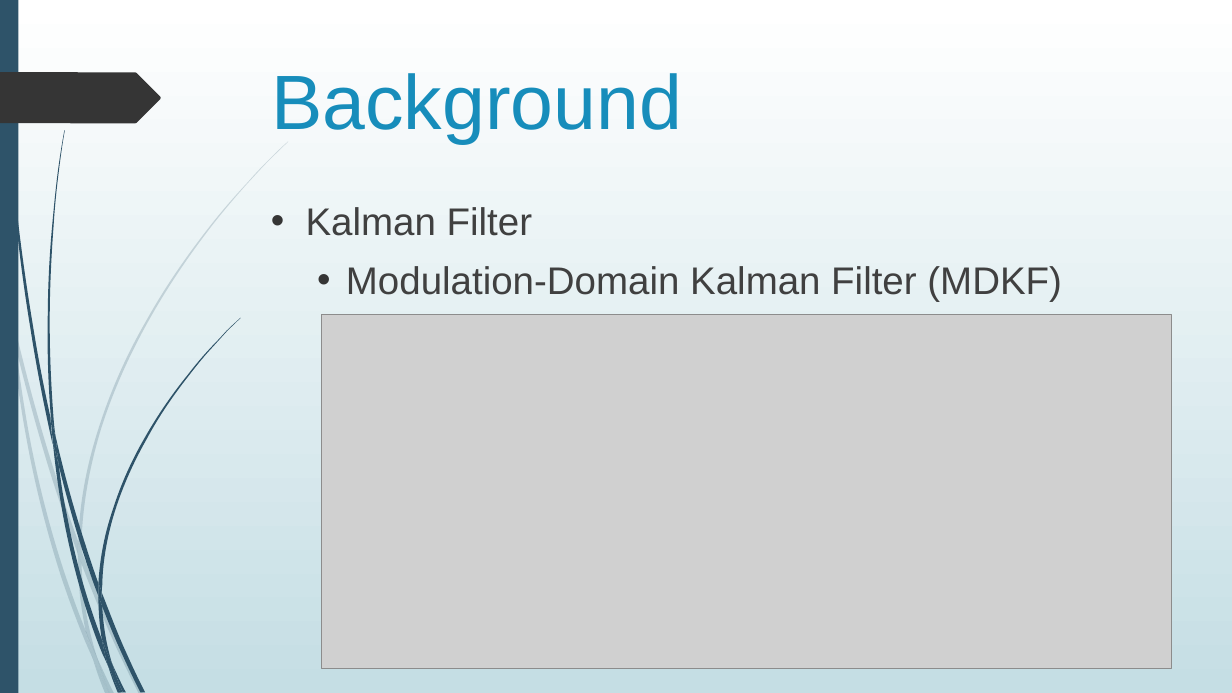
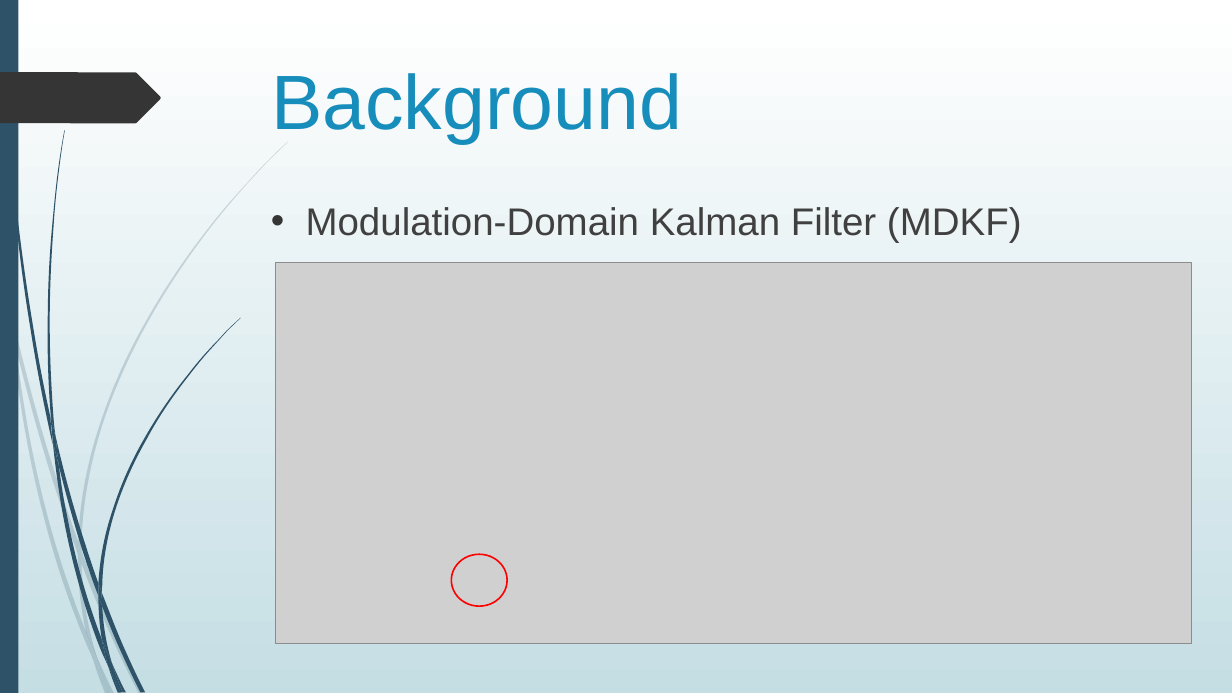
Before and after one commit to jygoh1/FinalYearProject, a slide deck: slide 5 of Presentation/draft_other.pptx. Drawn at 1232x693 pixels with LibreOffice and Linux fonts; fonts in the diff are those of the drawing; grey boxes stand for pictures. Boxes give left, top, right and bottom in pixels: in the first picture for what was removed or moved away, otherwise in the second. Text is boxed around its words. In the diff, an @@ line names an element or a change of style, - is before the commit and + after.

```diff
--- a/Presentation/draft_other.pptx
+++ b/Presentation/draft_other.pptx
@@ text "Modulation-Domain Kalman Filter (MDKF)" at [306, 207, 1022, 242]: list level 2 to 1 in "Modulation-Domain Kalman Filter (MDKF)" @@
@@ text at [306, 207, 532, 236]: paragraph removed @@
-• Kalman Filter
@@ picture: place and size @@
-picture at [322, 315, 1172, 669]
+picture at [275, 262, 1191, 644]
@@ ellipse added at [451, 555, 506, 606], outline #FF0000 1.25 pt @@
```
Also in this commit, not shown: 13 other slides changed, 4 slides removed, 4 other files.
